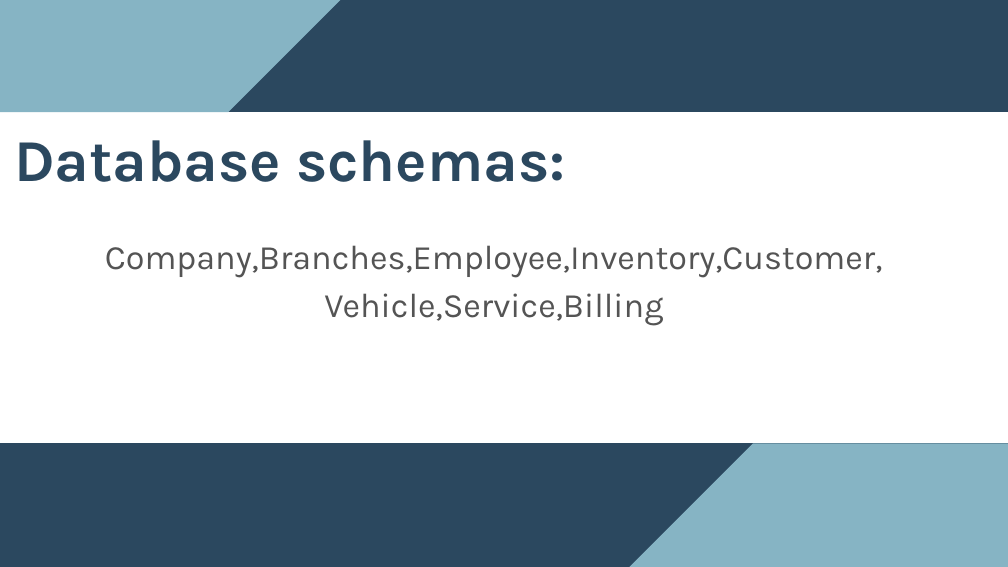
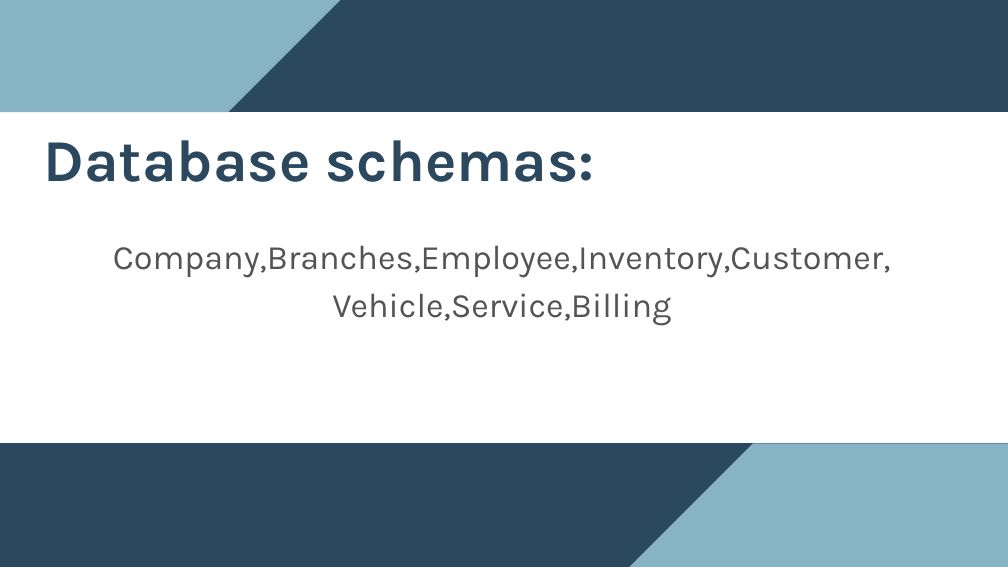
Before and after one commit to Jothikumargunasekar/Vehicle-Service-Center, a slide deck: slide 4 of vehicle service center.pptx. Drawn at 1008x567 pixels with LibreOffice and Linux fonts; fonts in the diff are those of the drawing. Boxes give left, top, right and bottom in pixels: in the first picture for what was removed or moved away, otherwise in the second. Text is boxed around its words. In the diff, an @@ line names an element or a change of style, - is before the commit and + after.

```diff
--- a/vehicle service center.pptx
+++ b/vehicle service center.pptx
@@ text "Database schemas:": place and size @@
-text "Database schemas:" at <box>14,140,565,182</box>
+text "Database schemas:" at <box>43,140,595,182</box>
@@ text "Company,Branches,Employee,Inventory,Customer,": place and size @@
-text "Company,Branches,Employee,Inventory,Customer," at <box>105,245,882,326</box>
+text "Company,Branches,Employee,Inventory,Customer," at <box>113,245,890,326</box>
```
Also in this commit, not shown: 3 other slides changed.
